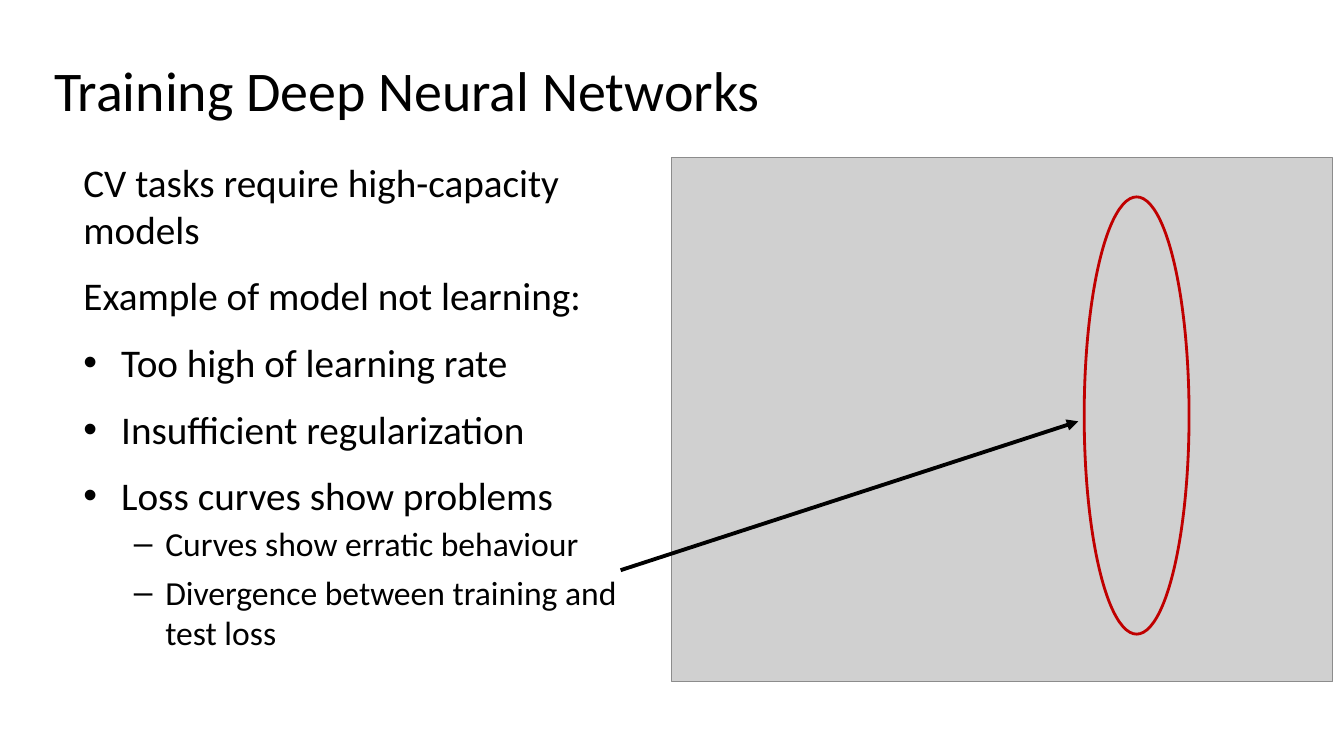
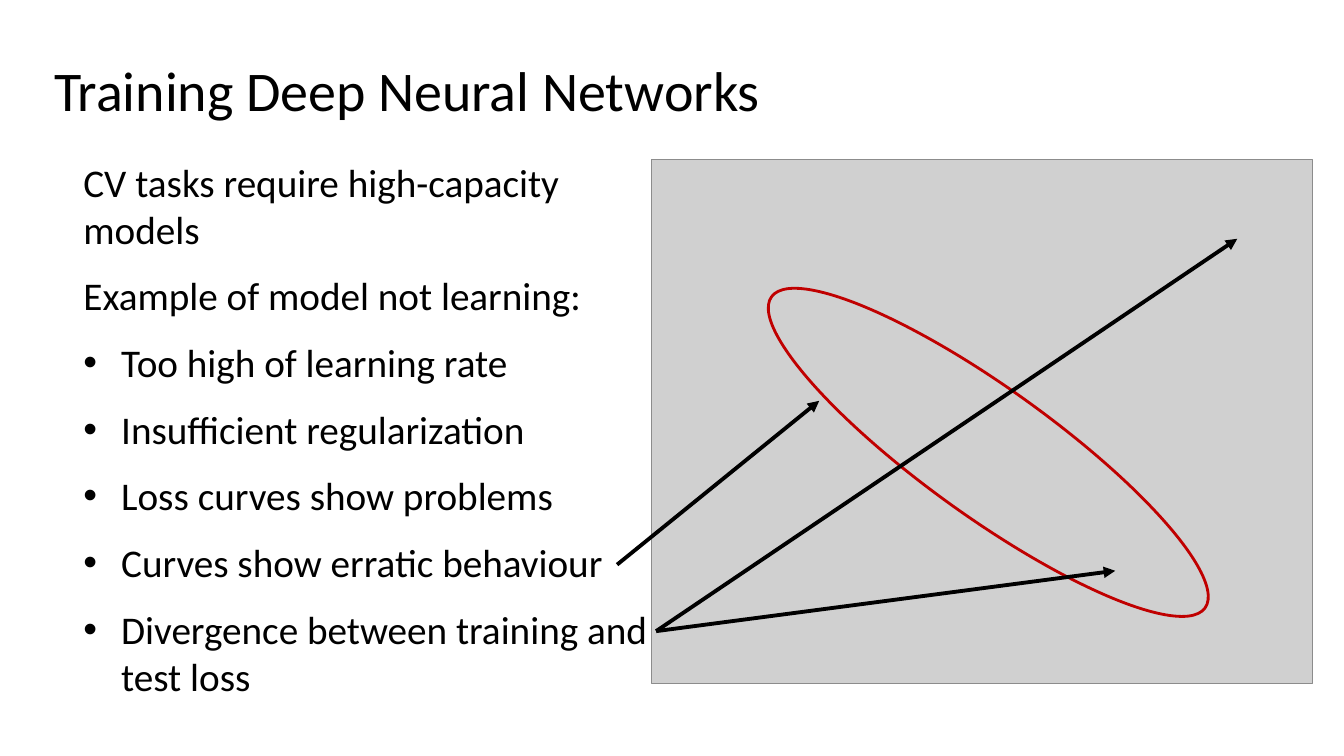
Before and after one commit to StephenElston/CSCI-E25, a slide deck: slide 62 of Slides/5_BuildingBlocksOfDeepLearning.pptx. Drawn at 1344x756 pixels with LibreOffice and Linux fonts; fonts in the diff are those of the drawing; grey boxes stand for pictures. Boxes give left, top, right and bottom in pixels: in the first picture for what was removed or moved away, otherwise in the second. Text is boxed around its words. In the diff, an @@ line names an element or a change of style, - is before the commit and + after.

Commit message:
Updates and format corrections for slides

```diff
--- a/Slides/5_BuildingBlocksOfDeepLearning.pptx
+++ b/Slides/5_BuildingBlocksOfDeepLearning.pptx
@@ picture: place and size @@
-picture at <box>673,157,1333,682</box>
+picture at <box>651,159,1312,684</box>
@@ arrow added from (656, 631) to (1237, 239), #000000 2.75 pt @@
@@ ellipse at <box>735,245,1243,660</box>: rotation 0 to 305 degrees @@
@@ arrow moved from (621, 571) - (1079, 421) to (617, 565) - (820, 401) @@
@@ text at <box>121,549,647,692</box>: size 24 to 28 pt in "Curves show erratic behaviour", "Divergence between training and test loss"; bullet – to •; list level 2 to 1 in "Curves show erratic behaviour"; list level 2 to 1 in "Divergence between training and test ..." @@
@@ arrow added from (656, 631) to (1115, 571), #000000 2.75 pt @@
```
Also in this commit, not shown: 16 other slides changed.
